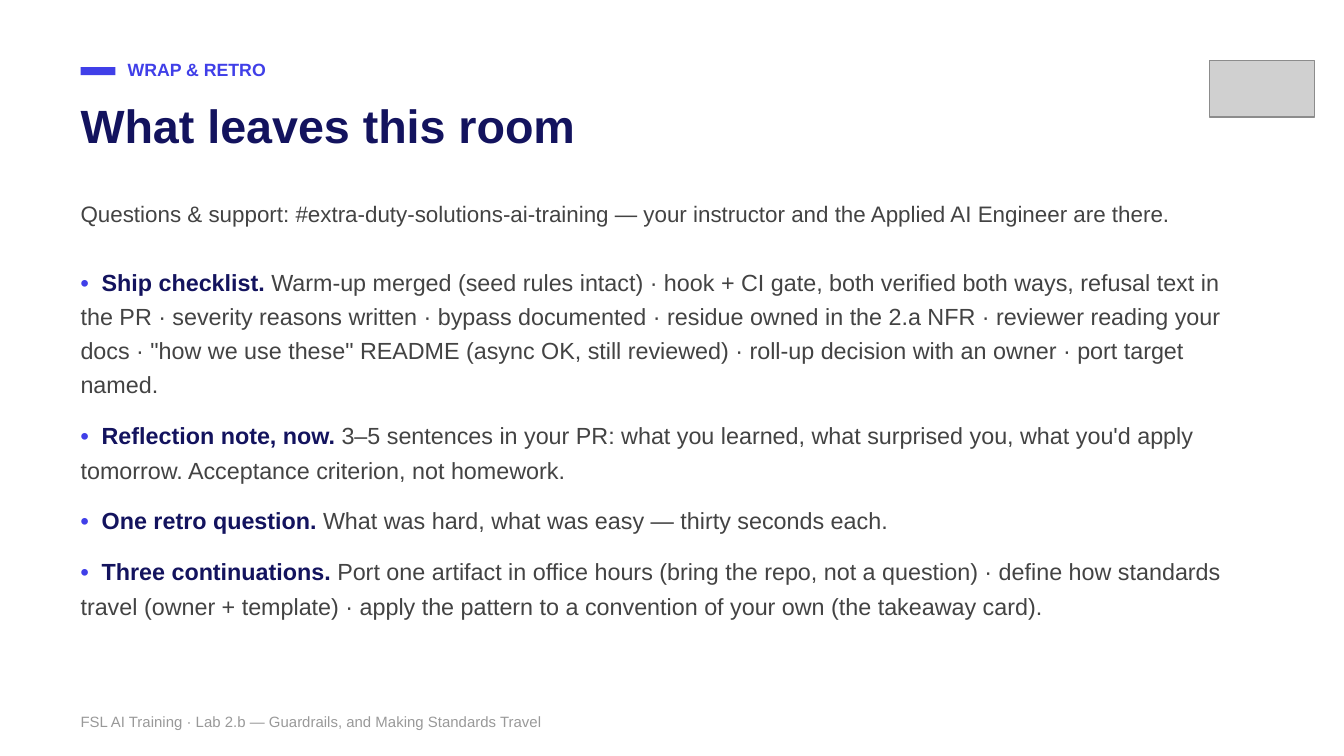
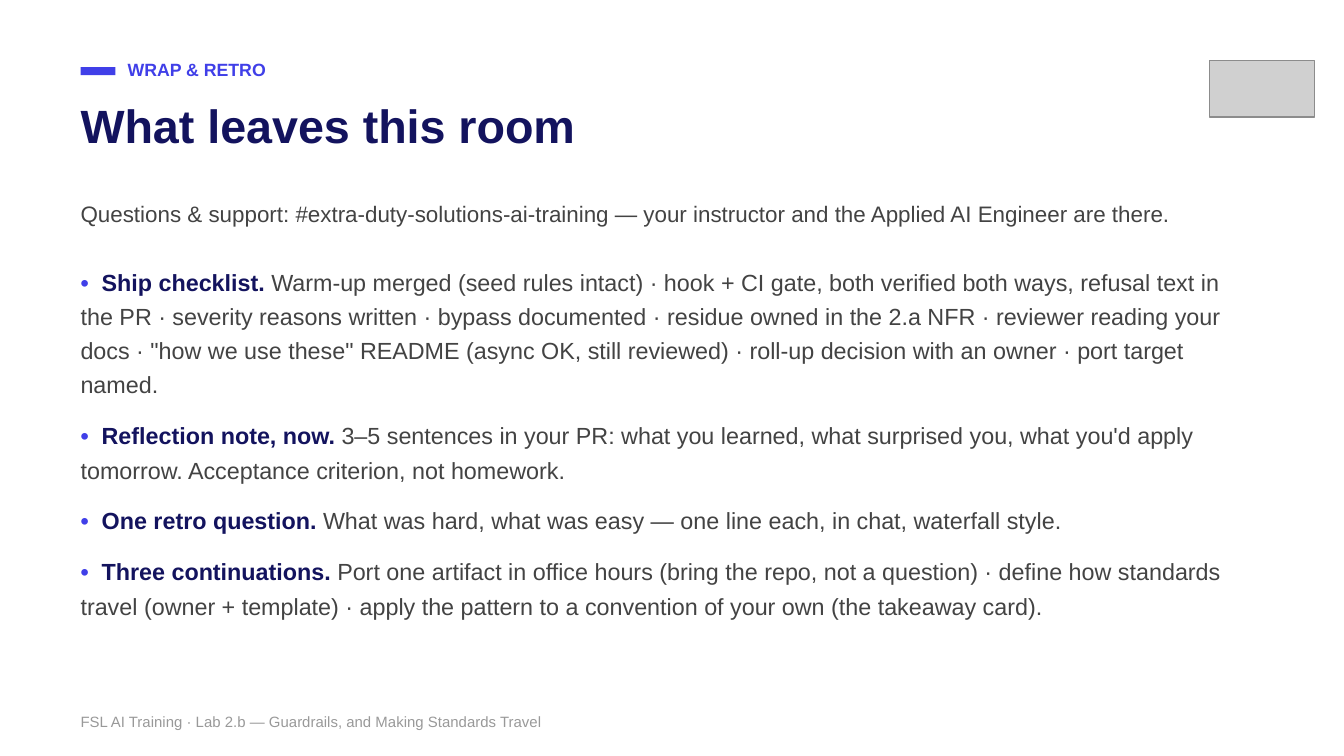
Before and after one commit to mike-tajmajer-fullstacklabs/fsl-taskboard-lab, a slide deck: slide 26 of docs/instructor/lab-2b-guardrails.pptx (slide 25 before the commit). Drawn at 1344x756 pixels with LibreOffice and Linux fonts; fonts in the diff are those of the drawing; grey boxes stand for pictures. Boxes give left, top, right and bottom in pixels: in the first picture for what was removed or moved away, otherwise in the second. Text is boxed around its words. In the diff, an @@ line names an element or a change of style, - is before the commit and + after.

```diff
--- a/docs/instructor/lab-2b-guardrails.pptx
+++ b/docs/instructor/lab-2b-guardrails.pptx
@@ text at box(102, 512, 1061, 534): text changed @@
-• One retro question. What was hard, what was easy — thirty seconds each.
+• One retro question. What was hard, what was easy — one line each, in chat, waterfall style.
```
Also in this commit, not shown: 4 other slides changed, 1 slide added, 10 other files.
